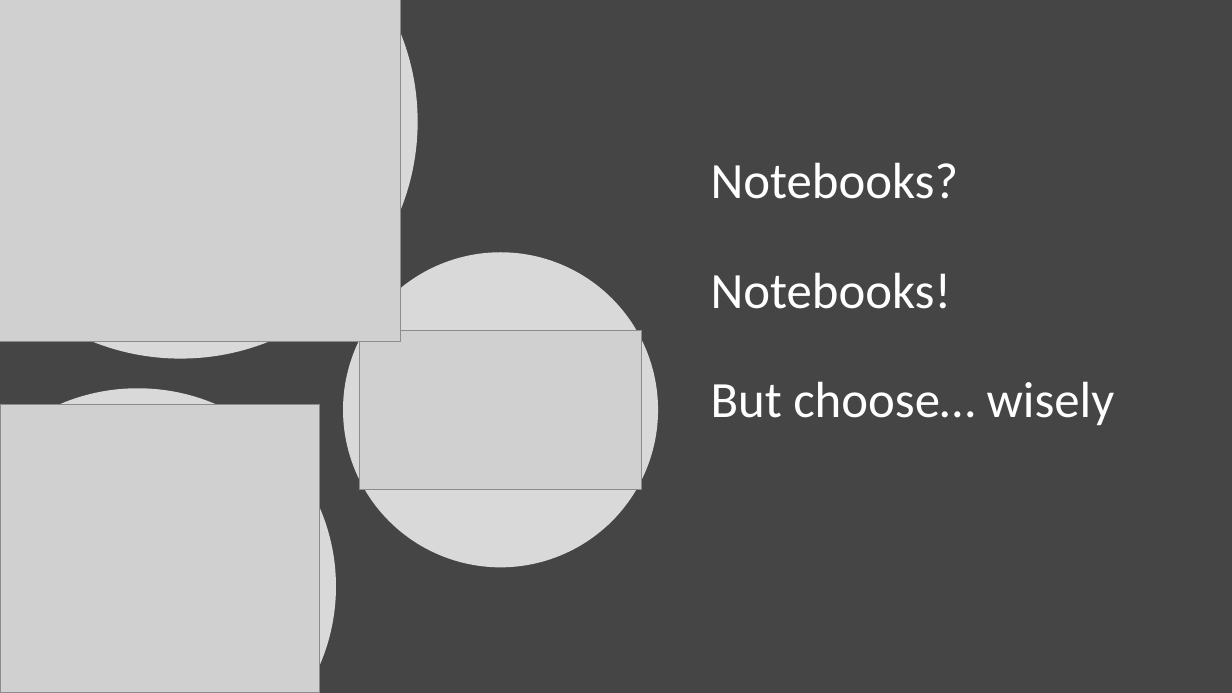
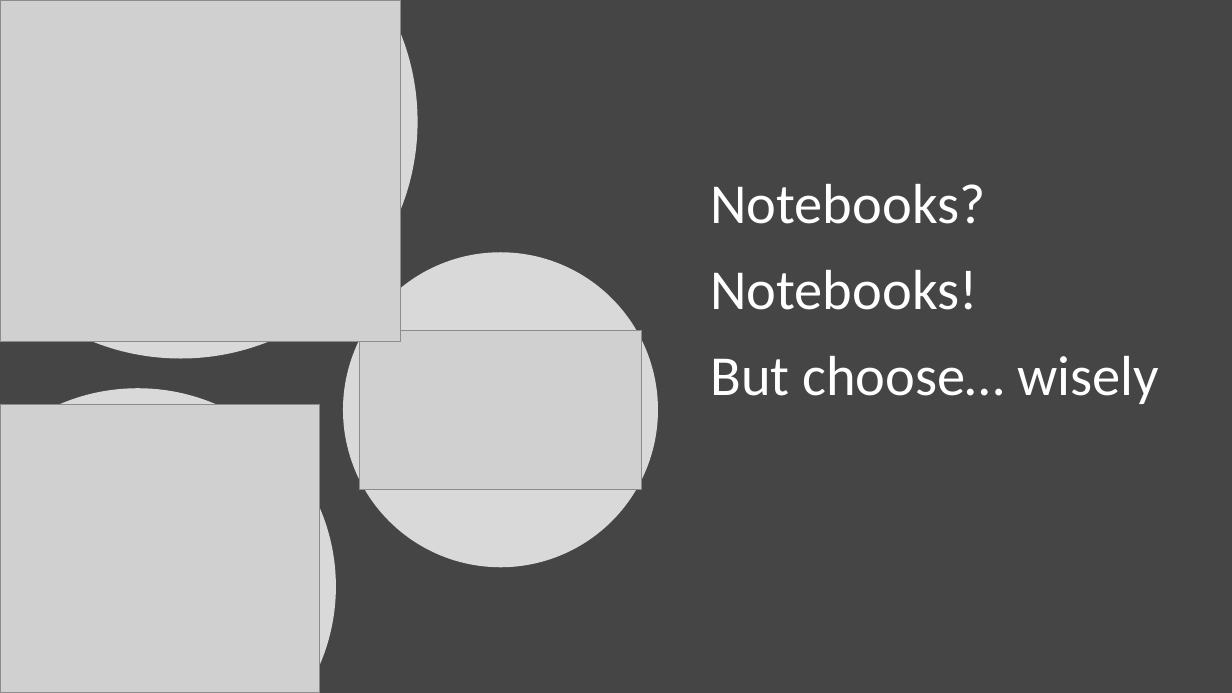
Before and after one commit to jplane/ato-databricks, a slide deck: slide 4 of Azure Databricks - Notes From the Field.pptx. Drawn at 1232x693 pixels with LibreOffice and Linux fonts; fonts in the diff are those of the drawing; grey boxes stand for pictures. Boxes give left, top, right and bottom in pixels: in the first picture for what was removed or moved away, otherwise in the second. Text is boxed around its words. In the diff, an @@ line names an element or a change of style, - is before the commit and + after.

```diff
--- a/Azure Databricks - Notes From the Field.pptx
+++ b/Azure Databricks - Notes From the Field.pptx
@@ freeform shape at <box>0,0,418,359</box>: outline redrawn @@
@@ text "Notebooks? Notebooks! But choose… wisely" at <box>710,184,1159,404</box>: size 39.6 to 44 pt @@
```
Also in this commit, not shown: 8 other slides changed.
